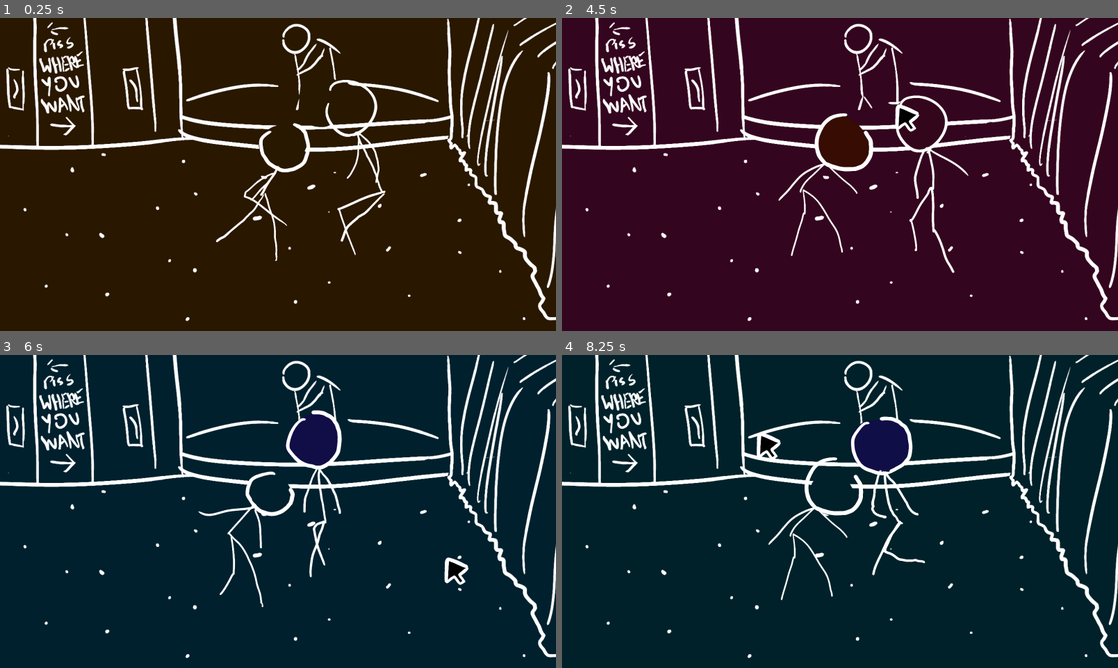
Above: before the commit, frames 1-4 (two rows, left to right).
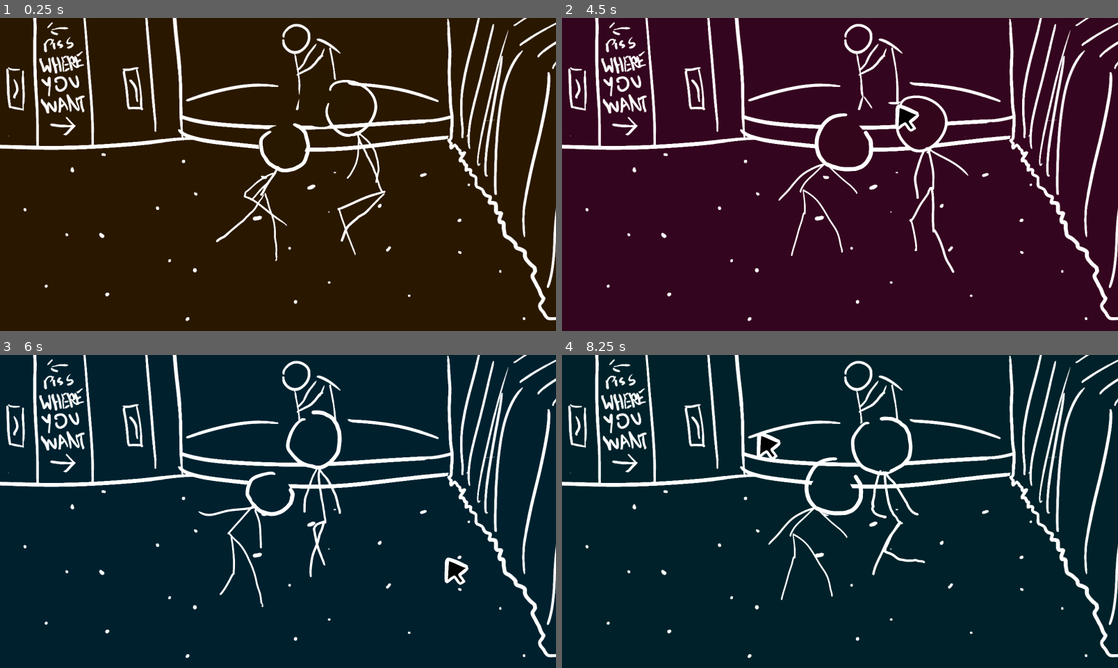
Above: after the commit, the same moments.

Repository: MarmadileManteater/Anxiety-Game
Game: Godot game, scene res://scenes/global/global.tscn
Same seed, same stepped clock (60 frames per second), same inputs: the game is played once before the commit and once after it.
Inputs (mouse positions are in pixels of both pictures, inside the frame that each line leads up to):
- Up to frame 1 (0.25 s): no input
- Up to frame 2 (4.5 s): click (840, 174) at 0.5 s; click (840, 174) at 1.25 s; click (840, 174) at 2 s; move the mouse to (962, 158) at 2.77 s; click (962, 158) at 2.92 s; move the mouse to (728, 190) at 3.52 s; click (728, 190) at 3.67 s; move the mouse to (895, 105) at 4.27 s; click (895, 105) at 4.42 s
- Up to frame 3 (6 s): move the mouse to (250, 574) at 5.02 s; click (250, 574) at 5.17 s; move the mouse to (444, 558) at 5.77 s; click (444, 558) at 5.92 s
- Up to frame 4 (8.25 s): move the mouse to (673, 464) at 6.52 s; click (673, 464) at 6.67 s; move the mouse to (867, 511) at 7.27 s; click (867, 511) at 7.42 s; move the mouse to (756, 433) at 8.02 s; click (756, 433) at 8.17 s

The runs differ from the first frame. In frame 2, 1.1% of the frame differs, in the area x 46-56%, y 31-48%; in frame 3, 1.1%; in frame 4, 1.3%, in the area x 51-63%, y 20-38%.

Commit message:
fix scale

Diff:
--- a/project/scenes/dancers/dancers.tscn
+++ b/project/scenes/dancers/dancers.tscn
@@ -340,7 +340,7 @@
 [node name="AnimationPlayer" type="AnimationPlayer" parent="3" unique_id=1102771150]
 libraries/ = SubResource("AnimationLibrary_d4neo")
 autoplay = &"modulate"
-speed_scale = 3.1
+speed_scale = 3.0
 
 [node name="1" type="AnimatedSprite2D" parent="." unique_id=1849020009]
 position = Vector2(495, 214)
